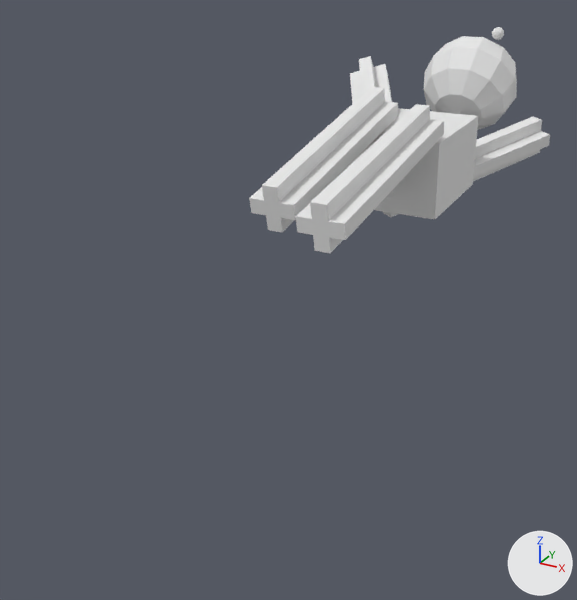
The glTF model mesh/character.glb, before and after one commit.
Before and after are seen from a camera (50 mm lens) standing at (2.59, -6.27, 5.35) and looking at (-0.43, -0.79, 2.61). Arrows for +X, +Y and +Z are at lower right; the lights stay in place. The older version comes first. Both versions are drawn at frame 12 of the action 'glide'; the numbers are the values there.
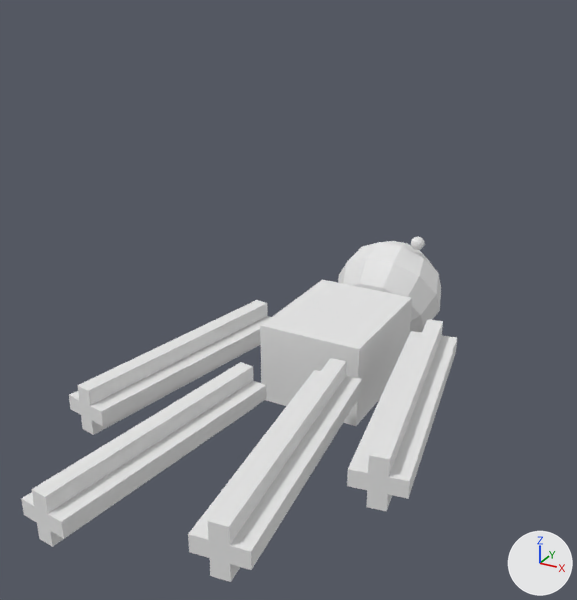
Not drawn themselves, but carrying or shaping drawn objects: ob_head, ob_body, ob_larm, ob_rarm, ob_rleg, ob_rleg2.

The change, as a diff of the scene's bpy script:
```diff
--- a/mesh/character.glb.py
+++ b/mesh/character.glb.py
@@ ob_head @@
 ob_head = bpy.data.objects.new('head', None)
-ob_head.location = (0.0, 2.55, 4.0)
-ob_head.rotation_euler = (-0.96, 0.0, 0.0)  # degrees (-55, 0, 0)
+ob_head.location = (0.0, 0.438, 2.312)
+ob_head.rotation_euler = (-1.004, 0.0, 0.0)  # degrees (-58, 0, 0)
@@ ob_body @@
 ob_body = bpy.data.objects.new('body', None)
-ob_body.location = (0.375, 1.312, 3.812)
-ob_body.rotation_euler = (-1.527, 0.0, 0.0)  # degrees (-87, 0, 0)
+ob_body.location = (0.375, -0.25, 2.5)
+ob_body.rotation_euler = (-1.571, 0.0, 0.0)  # degrees (-90, 0, 0)
@@ ob_larm @@
 ob_larm = bpy.data.objects.new('larm', None)
-ob_larm.location = (0.688, 2.5, 3.562)
-ob_larm.rotation_euler = (-1.365, 0.115, -0.51)  # degrees (-78, 6.6, -29)
+ob_larm.location = (0.688, -0.625, 2.438)
+ob_larm.rotation_euler = (-1.571, 0.0, 0.175)  # degrees (-90, 0, 10)
@@ ob_rarm @@
 ob_rarm = bpy.data.objects.new('rarm', None)
-ob_rarm.location = (-0.938, 1.625, 4.125)
-ob_rarm.rotation_euler = (-1.241, -0.278, 0.389)  # degrees (-71, -16, 22)
+ob_rarm.location = (-0.938, -0.562, 2.25)
+ob_rarm.rotation_euler = (-1.571, 0.0, -0.175)  # degrees (-90, 0, -10)
@@ ob_rleg @@
 ob_rleg = bpy.data.objects.new('rleg', None)
-ob_rleg.location = (0.125, 1.375, 4.125)
-ob_rleg.rotation_euler = (-1.394, -0.0151, -0.00128)  # degrees (-80, -0.9, -0.1)
+ob_rleg.location = (0.125, -0.5, 2.375)
+ob_rleg.rotation_euler = (-1.571, 0.0, 0.122)  # degrees (-90, 0, 7)
@@ ob_rleg2 @@
 ob_rleg2 = bpy.data.objects.new('rleg2', None)
-ob_rleg2.location = (-0.375, 1.562, 4.25)
-ob_rleg2.rotation_euler = (-1.353, 0.0, 0.0)  # degrees (-78, 0, 0)
+ob_rleg2.location = (-0.375, -0.562, 2.188)
+ob_rleg2.rotation_euler = (-1.571, 0.0, -0.122)  # degrees (-90, 0, -7)
```

Boxes [x1, y1, x2, y2] around the edits, measured in the pictures (577 x 600 px):
'cube', moved, turned: before [350, 108, 478, 220]; after [260, 279, 412, 426]
'sphere', moved, turned: before [424, 36, 517, 130]; after [338, 241, 441, 332]
'cube.018', moved, turned: before [262, 87, 385, 203]; after [32, 362, 253, 514]
'cube.019', moved, turned: before [279, 102, 398, 220]; after [48, 381, 266, 539]
'cube.013', moved, turned: before [310, 104, 430, 221]; after [208, 358, 346, 546]
'cube.014', moved, turned: before [328, 120, 444, 240]; after [230, 376, 362, 570]
'cube.004', moved, turned: before [473, 131, 550, 178]; after [388, 336, 457, 499]
'cube.008', moved, turned: before [359, 56, 382, 148]; after [77, 300, 268, 406]
'cube.003', moved, turned: before [475, 117, 542, 159]; after [368, 319, 443, 477]
'cube.009', moved, turned: before [373, 64, 405, 182]; after [90, 316, 271, 426]
'cube.015', moved, turned: before [296, 204, 313, 235]; after [188, 370, 320, 558]
'cube.005', moved, turned (not visible before): after [347, 331, 421, 490]
'cube.012', moved, turned: before [313, 235, 343, 253]; after [210, 558, 240, 582]
'cube.007', moved, turned (mostly hidden before): before [385, 190, 394, 198]; after [81, 342, 261, 435]
'cube.017', moved, turned: before [266, 216, 294, 232]; after [37, 409, 252, 547]
'cube.011', moved, turned: before [312, 219, 329, 237]; after [209, 540, 230, 564]
'cube.002', moved, turned: before [383, 150, 540, 217]; after [366, 490, 392, 511]
'cube.020', moved, turned: before [249, 187, 266, 215]; after [21, 492, 37, 522]
'cube.010', moved, turned: before [350, 71, 367, 158]; after [69, 391, 81, 415]
'cube.016', moved, turned: before [264, 201, 280, 218]; after [34, 506, 50, 530]
'cube.001', moved, turned (not visible before): after [367, 473, 389, 494]
'sphere.001', moved, turned: before [492, 27, 504, 40]; after [411, 237, 425, 250]
'cube.006', moved, turned (not visible before): after [79, 400, 92, 420]
